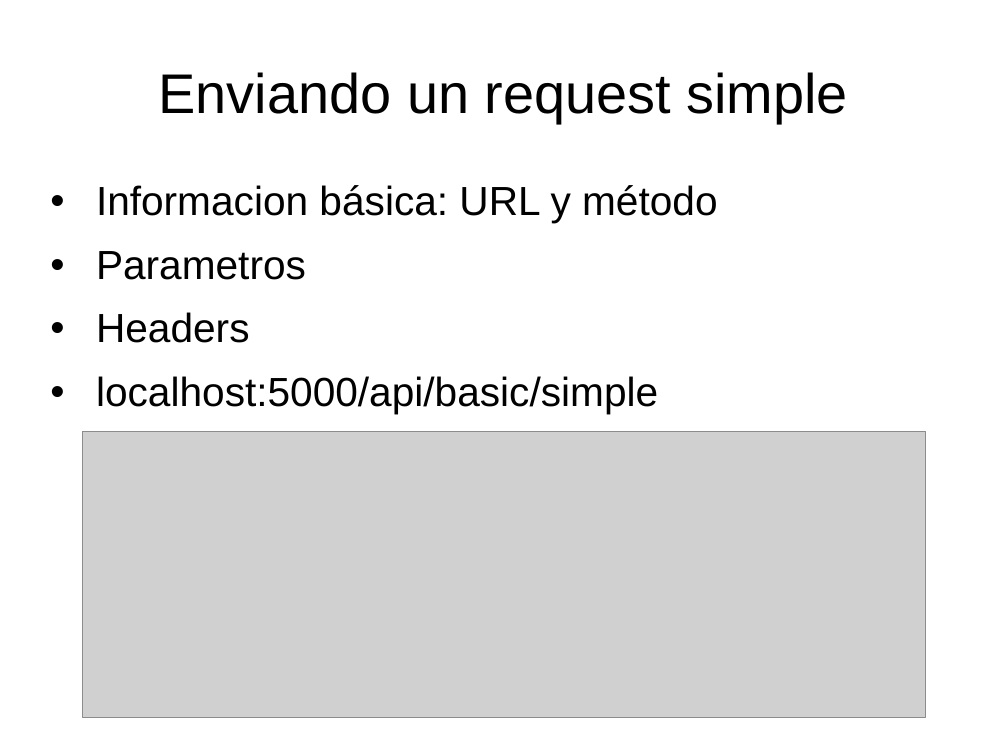
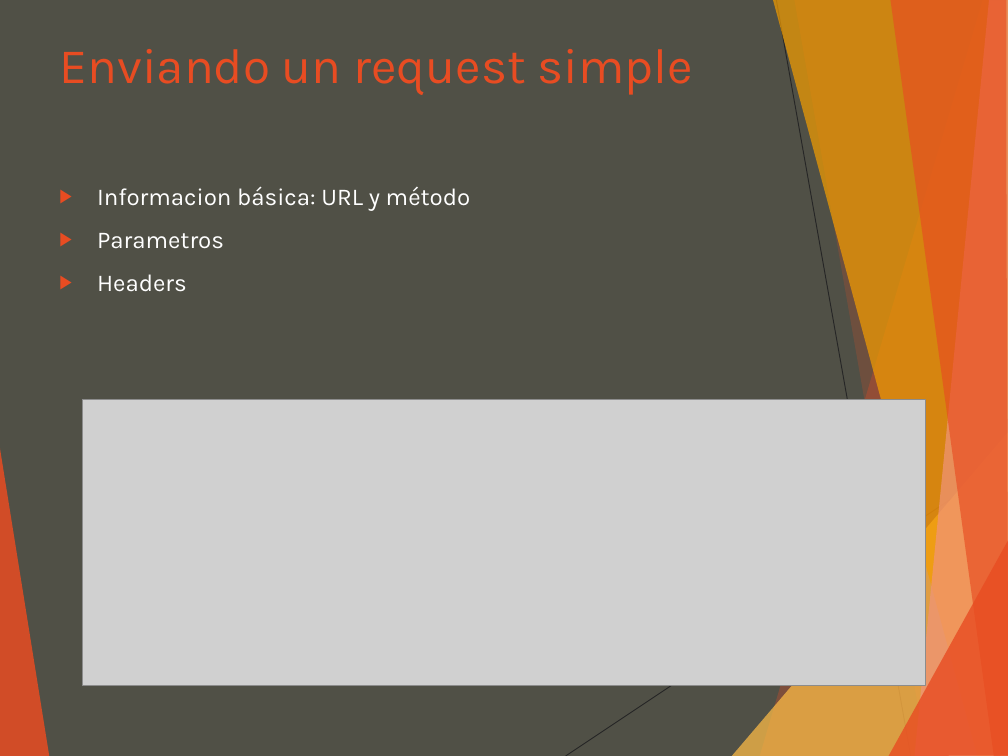
Before and after one commit to luisgepeto/PostmanCourse, a slide deck: slide 3 of Presentacion.ppt. Drawn at 1008x756 pixels with LibreOffice and Linux fonts; fonts in the diff are those of the drawing; grey boxes stand for pictures. Boxes give left, top, right and bottom in pixels: in the first picture for what was removed or moved away, otherwise in the second. Text is boxed around its words. In the diff, an @@ line names an element or a change of style, - is before the commit and + after.

```diff
--- a/Presentacion.ppt
+++ b/Presentacion.ppt
@@ background #FFFFFF to #505046 @@
@@ title "Enviando un request simple" at <box>59,49,693,95</box>: size 44 to 39 pt, font Arial to Karla, text colour #000000 to #E84C22; alignment centre to left; line spacing 0.93 to 1; vertical alignment middle to top @@
@@ text "Informacion básica: URL y método" at <box>97,186,471,292</box>: size 32 to 19 pt, font Arial to Karla, text colour #000000 to #FFFFFF; bullet • to ▶; line spacing 0.93 to 1; less space between paragraphs; bullet colour #000000 to #E84C22 @@
@@ text at <box>96,376,658,414</box>: paragraph removed @@
-• localhost:5000/api/basic/simple
@@ picture: place and size @@
-picture at <box>82,432,926,718</box>
+picture at <box>82,400,926,685</box>
@@ group added at <box>0,0,1008,756</box>: 8 freeform shapes, 2 lines @@
```
Also in this commit, not shown: 13 other slides changed, 3 slides added, 3 other files.
